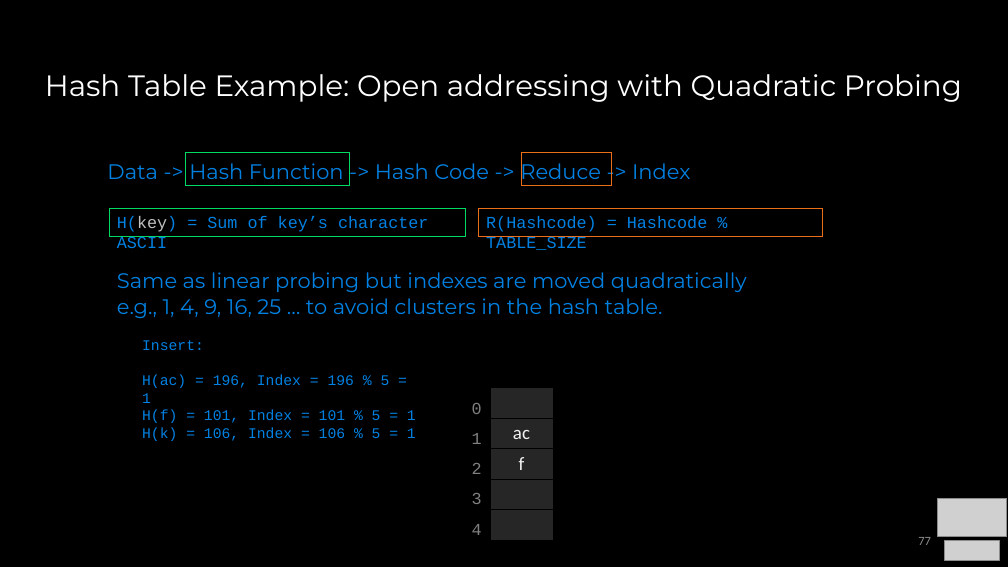
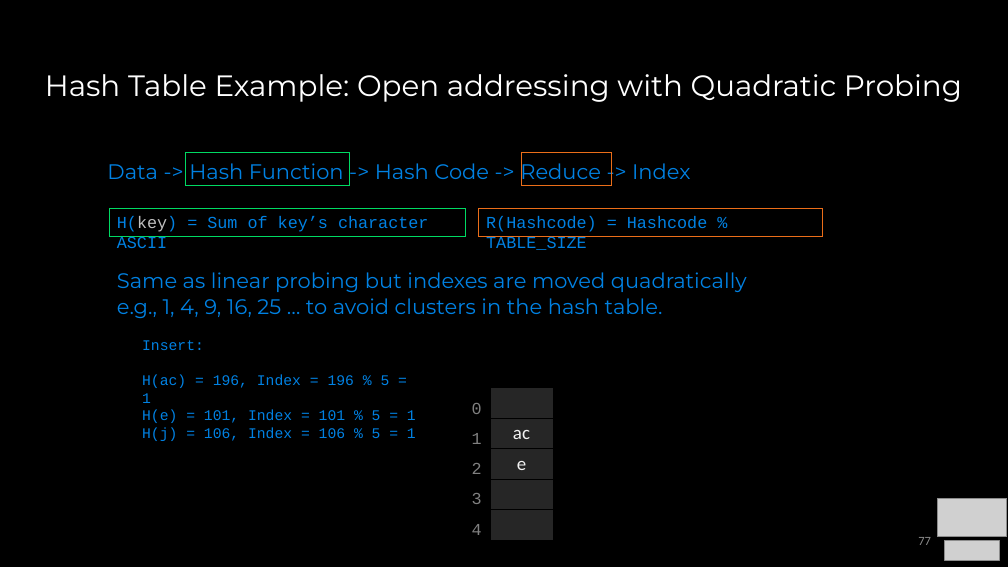
Before and after one commit to COP3530/Instructional-Content, a slide deck: slide 77 of Slides/Slides-PPT/7 - Sets, Maps, HashTables.pptx. Drawn at 1008x567 pixels with LibreOffice and Linux fonts; fonts in the diff are those of the drawing; grey boxes stand for pictures. Boxes give left, top, right and bottom in pixels: in the first picture for what was removed or moved away, otherwise in the second. Text is boxed around its words. In the diff, an @@ line names an element or a change of style, - is before the commit and + after.

```diff
--- a/Slides/Slides-PPT/7 - Sets, Maps, HashTables.pptx
+++ b/Slides/Slides-PPT/7 - Sets, Maps, HashTables.pptx
@@ table at [490, 387, 553, 541] @@
-row 3, column 1: f
+row 3, column 1: e
@@ text at [142, 409, 416, 441]: text changed @@
-H(f) = 101, Index = 101 % 5 = 1
-H(k) = 106, Index = 106 % 5 = 1
+H(e) = 101, Index = 101 % 5 = 1
+H(j) = 106, Index = 106 % 5 = 1
```
Also in this commit, not shown: 20 other slides changed, 1 other file.
